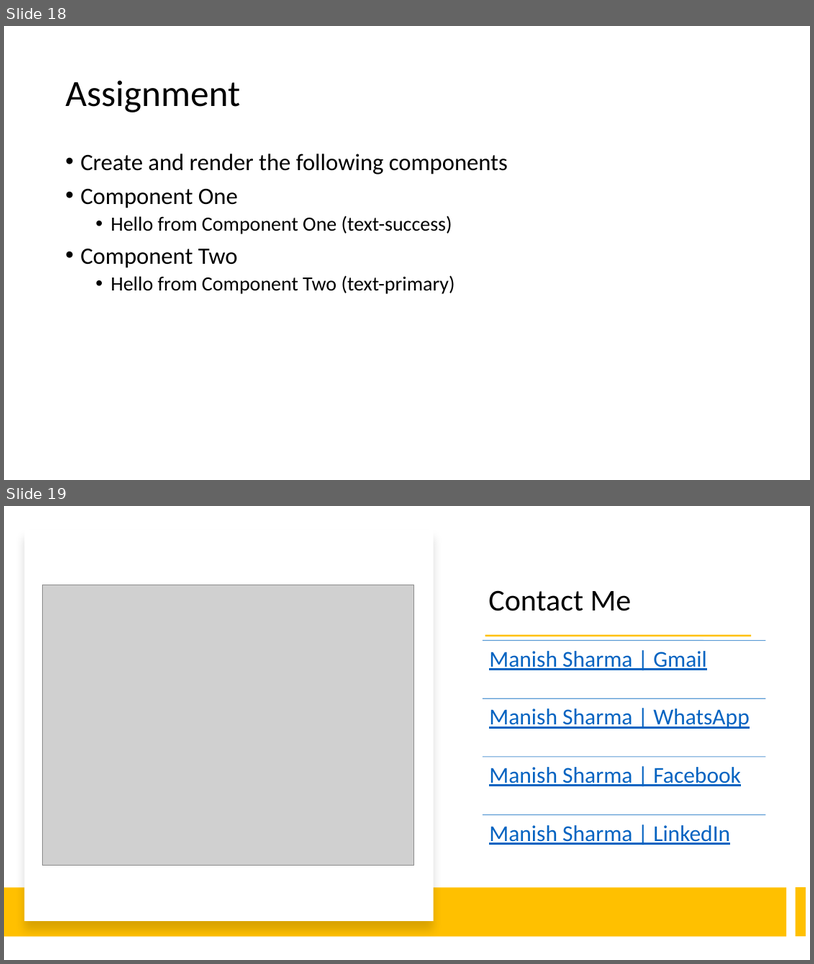
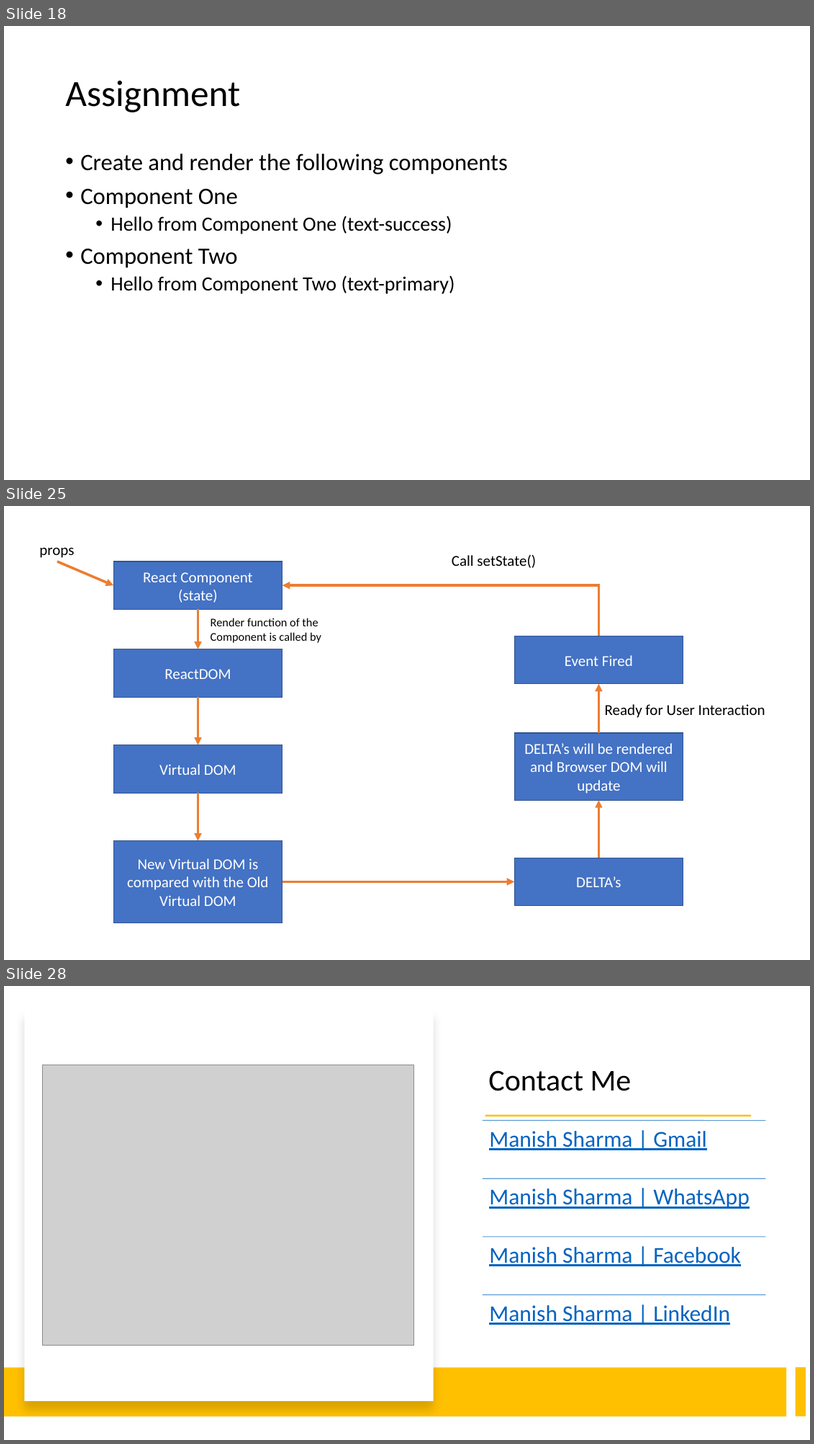
Before and after one commit to manishvbn/ReactJS_WE_Jun22, a slide deck: Notes/React.pptx. Shown one above the other, each under a label of ours: slides 18 and 19 before the commit, slides 18, 25 and 28 after it; the slides between them are not shown. The pictures are 814x964 and 814x1444 pixels, drawn with LibreOffice and Linux fonts; fonts in the diff are those of the drawing; grey boxes stand for pictures. Boxes give left, top, right and bottom in pixels: in the first picture for what was removed or moved away, otherwise in the second. Text is boxed around its words. In the diff, an @@ line names an element or a change of style, - is before the commit and + after.

```diff
--- a/Notes/React.pptx
+++ b/Notes/React.pptx
@@ slide 25 added at box(4, 506, 810, 960), background #FFFFFF @@
@@ text added at box(39, 547, 74, 558), 18 pt, text #000000 @@
+props
@@ arrow added from (57, 561) to (113, 585), #ED7D31 3 pt @@
@@ rectangle added at box(113, 561, 282, 610), fill #4472C4, outline #325491 1 pt, 18 pt, text #FFFFFF @@
+React Component
+(state)
@@ text added at box(452, 555, 536, 568), 18 pt, text #000000 @@
+Call setState()
@@ elbow arrow added from (599, 636) to (282, 585), #ED7D31 3 pt @@
@@ arrow added from (198, 610) to (198, 649), #ED7D31 3 pt @@
@@ text added at box(211, 618, 322, 643), 14 pt, text #000000 @@
+Render function of the
+Component is called by
@@ rectangle added at box(113, 649, 282, 697), fill #4472C4, outline #325491 1 pt, 18 pt, text #FFFFFF @@
+ReactDOM
@@ rectangle added at box(514, 636, 684, 684), fill #4472C4, outline #325491 1 pt, 18 pt, text #FFFFFF @@
+Event Fired
@@ arrow added from (198, 698) to (198, 745), #ED7D31 3 pt @@
@@ arrow added from (599, 733) to (599, 684), #ED7D31 3 pt @@
@@ text added at box(605, 704, 766, 718), 18 pt, text #000000 @@
+Ready for User Interaction
@@ rectangle added at box(514, 733, 684, 800), fill #4472C4, outline #325491 1 pt, 18 pt, text #FFFFFF @@
+DELTA’s will be rendered and Browser DOM will update
@@ rectangle added at box(113, 745, 282, 793), fill #4472C4, outline #325491 1 pt, 18 pt, text #FFFFFF @@
+Virtual DOM
@@ arrow added from (198, 793) to (198, 841), #ED7D31 3 pt @@
@@ arrow added from (599, 857) to (599, 800), #ED7D31 3 pt @@
@@ rectangle added at box(113, 841, 282, 922), fill #4472C4, outline #325491 1 pt, 18 pt, text #FFFFFF @@
+New Virtual DOM is compared with the Old Virtual DOM
@@ rectangle added at box(514, 857, 684, 906), fill #4472C4, outline #325491 1 pt, 18 pt, text #FFFFFF @@
+DELTA’s
@@ arrow added from (282, 882) to (514, 882), #ED7D31 3 pt @@
@@ what was slide 19 is now slide 28 @@
```
Also in this commit, not shown: 8 other slides added.
